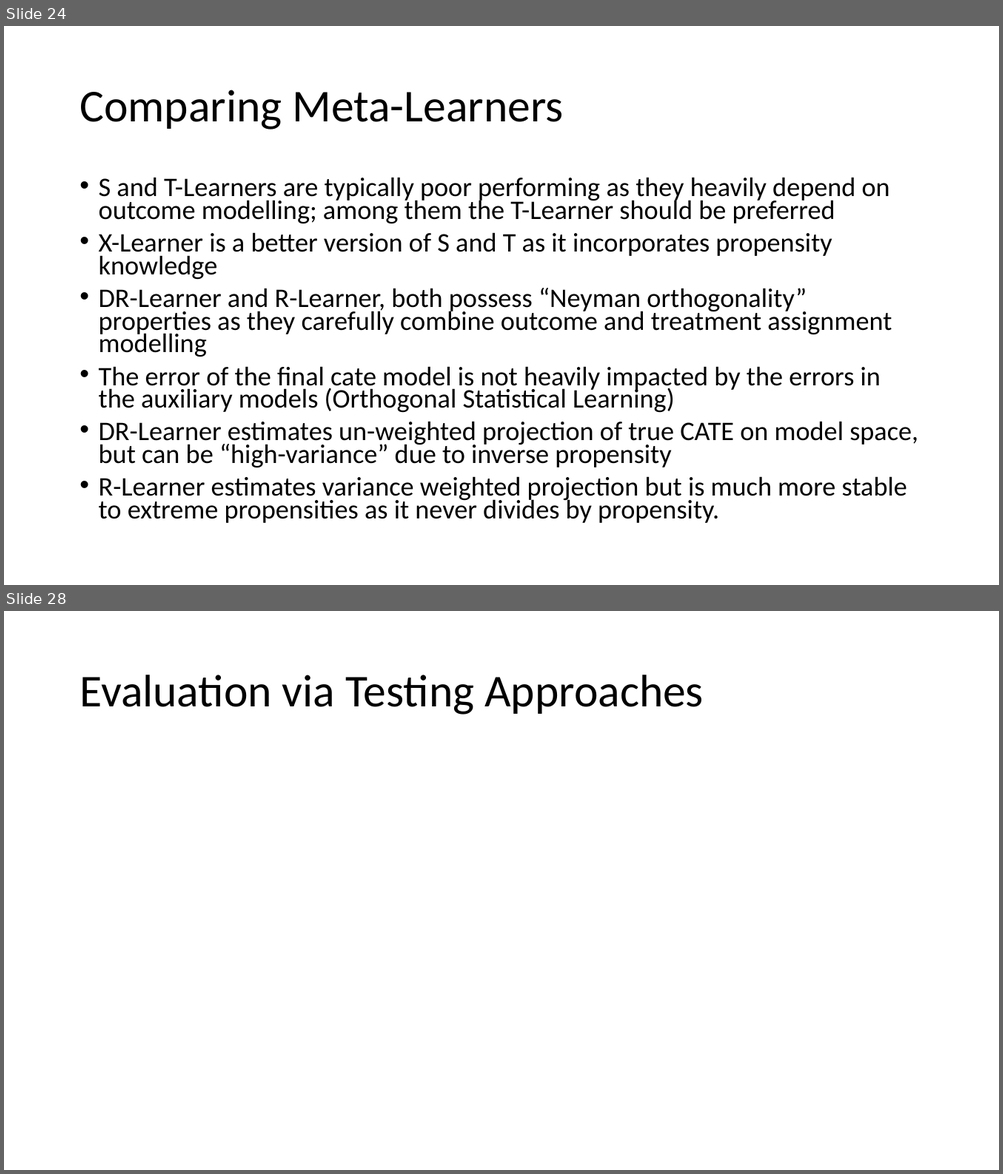
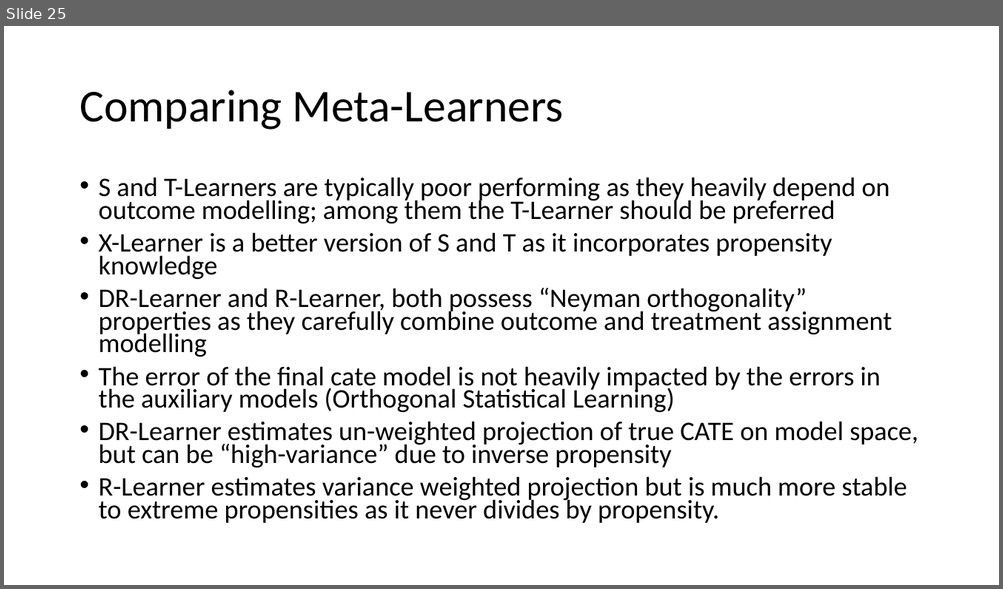
Before and after one commit to stanford-msande228/winter23, a slide deck: MSANDE228_Lecture17_Heterogeneous_Treatment_Effects.pptx. Shown one above the other, each under a label of ours: slides 24 and 28 before the commit, slide 25 after it; the slides between them are not shown. The pictures are 1003x1174 and 1003x589 pixels, drawn with LibreOffice and Linux fonts; fonts in the diff are those of the drawing; grey boxes stand for pictures. Boxes give left, top, right and bottom in pixels: in the first picture for what was removed or moved away, otherwise in the second. Text is boxed around its words. In the diff, an @@ line names an element or a change of style, - is before the commit and + after.

```diff
--- a/MSANDE228_Lecture17_Heterogeneous_Treatment_Effects.pptx
+++ b/MSANDE228_Lecture17_Heterogeneous_Treatment_Effects.pptx
@@ slide 28 removed at box(4, 611, 999, 1170), background #FFFFFF @@
@@ title removed at box(79, 675, 703, 715) @@
-Evaluation via Testing Approaches
@@ what was slide 24 is now slide 25 @@
```
Also in this commit, not shown: 1 slide changed, 1 slide added, 15 other slides removed, 4 other files.
